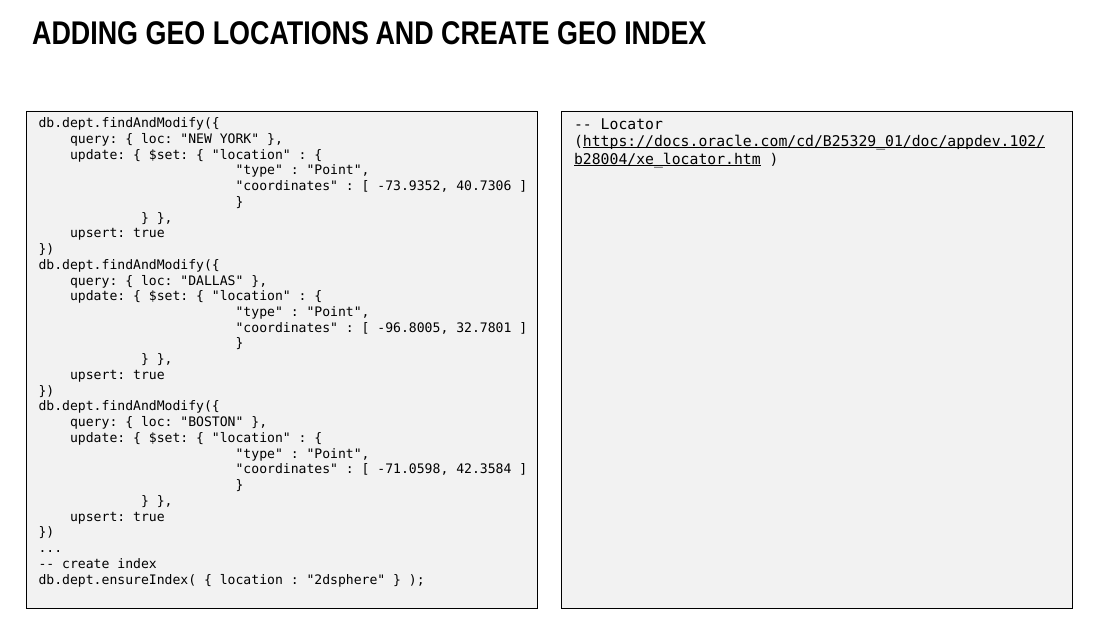
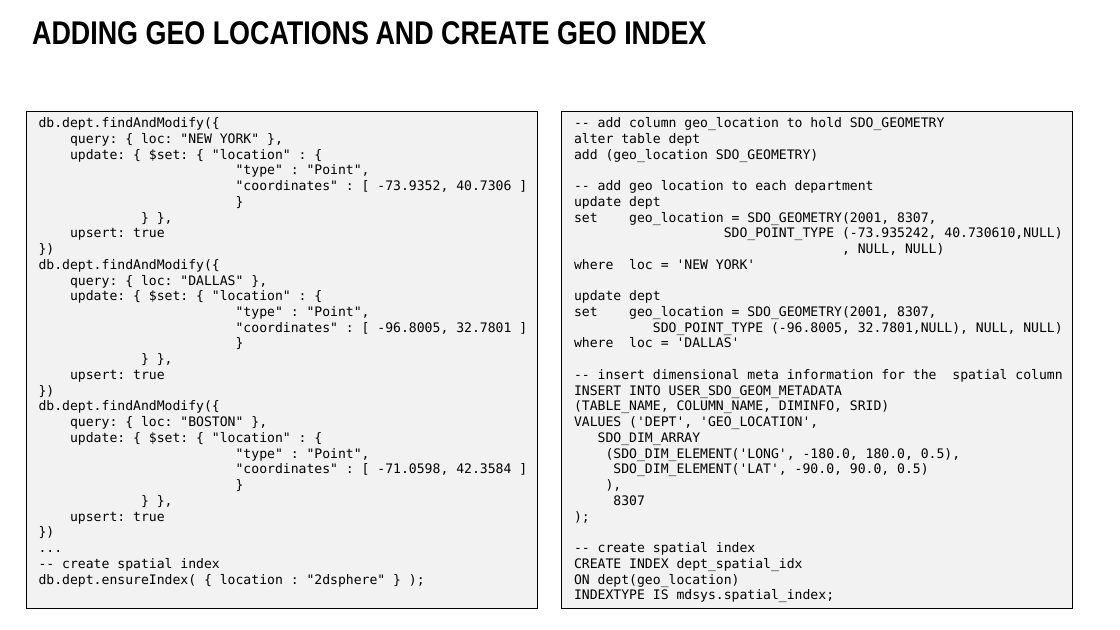
Before and after one commit to lucasjellema/sig-nosql-mongodb, a slide deck: slide 26 of mongodb-find-agg-vs-oracle-sql.pptx. Drawn at 1120x630 pixels with LibreOffice and Linux fonts; fonts in the diff are those of the drawing; background and template pictures are left out. Boxes give left, top, right and bottom in pixels: in the first picture for what was removed or moved away, otherwise in the second. Text is boxed around its words. In the diff, an @@ line names an element or a change of style, - is before the commit and + after.

```diff
--- a/mongodb-find-agg-vs-oracle-sql.pptx
+++ b/mongodb-find-agg-vs-oracle-sql.pptx
@@ text removed at <box>574,118,1045,168</box> @@
--- Locator
-(https://docs.oracle.com/cd/B25329_01/doc/appdev.102/b28004/xe_locator.htm )
@@ text added at <box>574,117,1062,602</box>, 16 pt, text #000000 @@
+-- add column geo_location to hold SDO_GEOMETRY
+alter table dept
+add (geo_location SDO_GEOMETRY)
+-- add geo location to each department
+update dept
+set geo_location = SDO_GEOMETRY(2001, 8307,
+SDO_POINT_TYPE (-73.935242, 40.730610,NULL)
+, NULL, NULL)
+where loc = 'NEW YORK'
+update dept
+set geo_location = SDO_GEOMETRY(2001, 8307,
+SDO_POINT_TYPE (-96.8005, 32.7801,NULL), NULL, NULL)
+where loc = 'DALLAS'
+-- insert dimensional meta information for the spatial column
+INSERT INTO USER_SDO_GEOM_METADATA
+(TABLE_NAME, COLUMN_NAME, DIMINFO, SRID)
+VALUES ('DEPT', 'GEO_LOCATION',
+SDO_DIM_ARRAY
+(SDO_DIM_ELEMENT('LONG', -180.0, 180.0, 0.5),
+SDO_DIM_ELEMENT('LAT', -90.0, 90.0, 0.5)
+),
+8307
+);
+-- create spatial index
+CREATE INDEX dept_spatial_idx
+ON dept(geo_location)
+INDEXTYPE IS mdsys.spatial_index;
@@ text at <box>62,558,219,571</box>: text changed @@
-})
-...
--- create index
+})
+...
+-- create spatial index
```
Also in this commit, not shown: 5 other slides changed, 2 other files.
